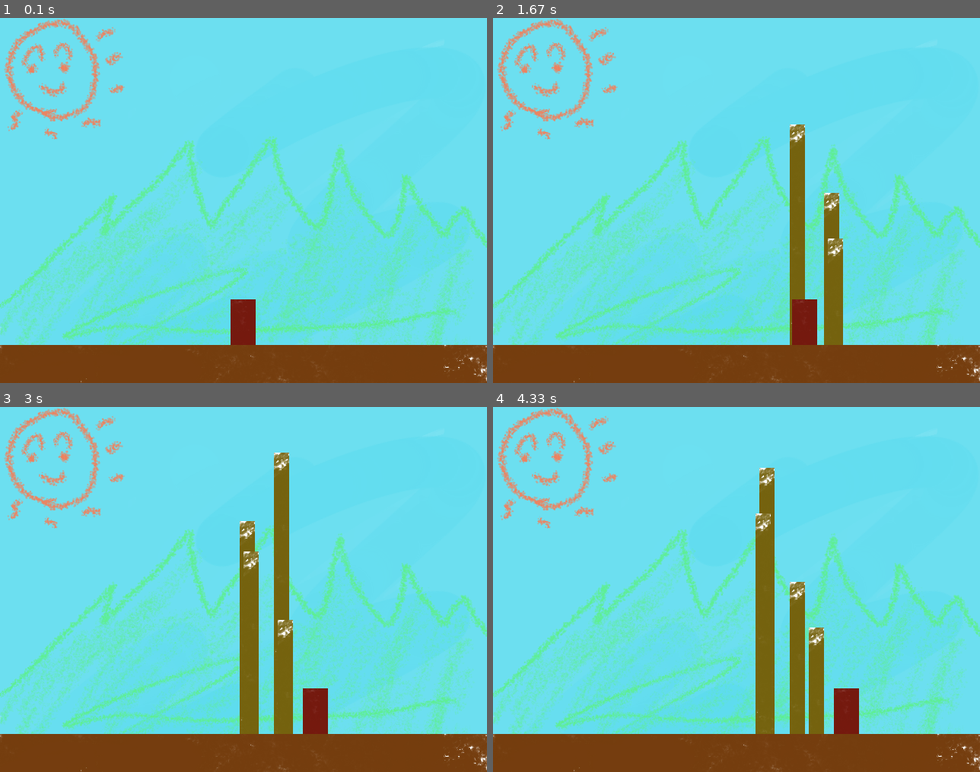
Above: before the commit, frames 1-4 (two rows, left to right).
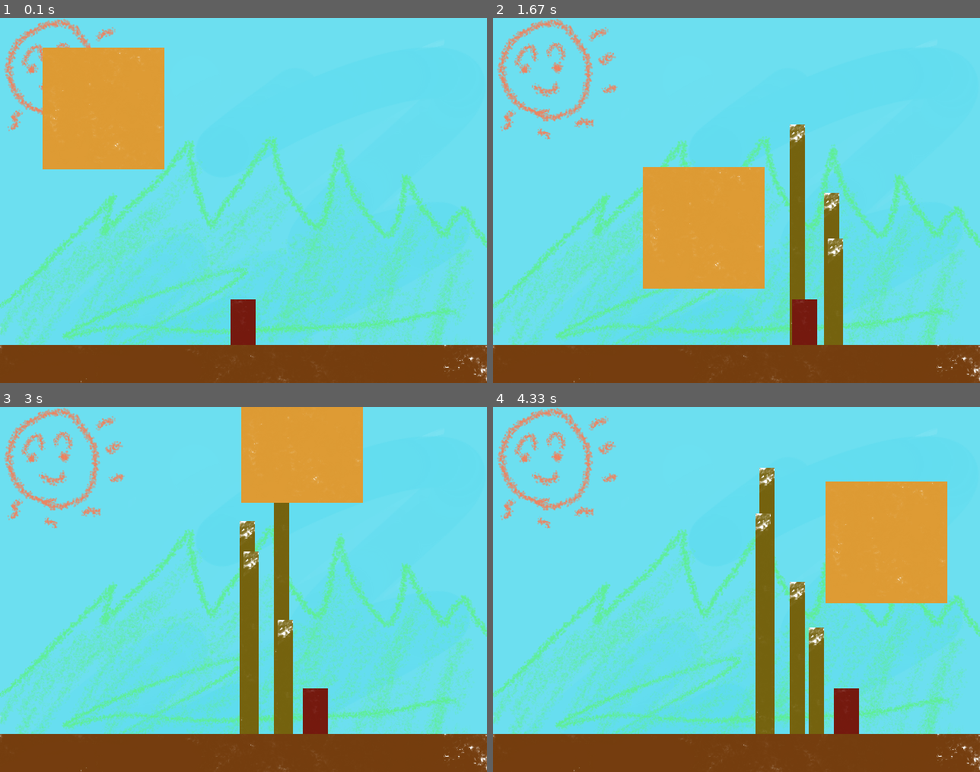
Above: after the commit, the same moments.

Repository: jasper-oh/pygame
Game: pygame game, started from 1_frame_background_stage_character.py
The game is run twice, just before and just after one commit, with the same random seed, the same clock (stepped at 60 frames per second) and the same inputs.
Inputs:
- Up to frame 1 (0.1 s): no input
- Up to frame 2 (1.67 s): hold Right 0.33-0.8 s; hold Right 0.83-1.3 s; tap Space at 0.9, 1.2, 1.4 s; hold Left from 1.33 s (still down)
- Up to frame 3 (3 s): tap Space at 1.7, 1.97, 2.27, 2.4, 2.7 s; release Left at 1.87 s; hold Left 1.9-2.3 s; hold Right 2.33-2.97 s
- Up to frame 4 (4.33 s): hold Left 3-3.47 s; tap Space at 3.07, 3.37, 3.57, 3.87, 4.07 s; hold Right 3.5-3.97 s; hold Right from 4 s (still down)

The runs differ from the first frame. In frame 1, 8.3% of the frame differs, in the area x 8-34%, y 8-42%; in frame 2, 8.3%; in frame 3, 6.6%; in frame 4, 8.3%.

Commit message:
set balls
when ball attatched walls, wall push away ball

set 4 different sizes of ball

Diff:
--- a/1_frame_background_stage_character.py
+++ b/1_frame_background_stage_character.py
@@ -50,6 +50,30 @@
 # 무기 이동 속도
 weapon_speed = 10
 
+# 공 만들기 [ 4개의 공에 대해 따로 처리]
+ball_images = [
+    pygame.image.load(os.path.join(image_path, "balloon1.png")),
+    pygame.image.load(os.path.join(image_path, "balloon2.png")),
+    pygame.image.load(os.path.join(image_path, "balloon3.png")),
+    pygame.image.load(os.path.join(image_path, "balloon4.png"))
+]
+
+# 공에 따라서 속도가 다른것을 설정 - 공에 크기에 따른 최초 스피드
+ball_speed_y = [-18, -15, -12, -0]  # index 0 1 2 3 에 해당 하는 속도
+
+# 공들
+balls = []
+
+# 최초 발생하는 큰 공 추가
+balls.append({
+    "pos_x": 50,
+    "pos_y": 50,
+    "img_idx": 0,
+    "to_x": 3,
+    "to_y": -6,
+    "init_spd_y": ball_speed_y[0]
+})
+
 # 이벤트 루프
 running = True  # 게임이 진행중인가
 
@@ -86,12 +110,39 @@
 
     # 천장에 닿은 무기 없애기
     weapons = [[w[0], w[1]] for w in weapons if w[1] > 0]
+    # 공 위치 정의
+    for ball_idx, ball_val in enumerate(balls):
+        ball_pos_x = ball_val["pos_x"]
+        ball_pos_y = ball_val["pos_y"]
+        ball_img_index = ball_val["img_idx"]
+        ball_size = ball_images[ball_img_index].get_rect().size
+        ball_width = ball_size[0]
+        ball_height = ball_size[1]
+        # 가로 벽에 닿았을떄 공의 이동방향 변경 (튕겨 내려오는 효과)
+        if ball_pos_x < 0 or ball_pos_x > screen_width - ball_width:
+            ball_val["to_x"] = ball_val["to_x"]*-1
+
+        # 세로 위치
+        # 스테이지에 튕겨서 올라가는 처리
+        if ball_pos_y >= screen_height-stage_height - ball_height:
+            ball_val["to_y"] = ball_val["init_spd_y"]
+        else:  # 그 외의 모든 경우에는 속도를 줄여나간다.
+            ball_val["to_y"] += 0.5
+
+        ball_val["pos_x"] += ball_val["to_x"]
+        ball_val["pos_y"] += ball_val["to_y"]
 
     screen.blit(background, (0, 0))
 
     for weapon_x_pos, weapon_y_pos in weapons:
         screen.blit(weapon, (weapon_x_pos, weapon_y_pos))
 
+    for idx, val in enumerate(balls):
+        ball_pos_x = val["pos_x"]
+        ball_pos_y = val["pos_y"]
+        ball_img_index = val["img_idx"]
+        screen.blit(ball_images[ball_img_index], (ball_pos_x, ball_pos_y))
+
     screen.blit(stage, (0, screen_height-stage_height))
     screen.blit(character, (character_x_pos, character_y_pos))
 
